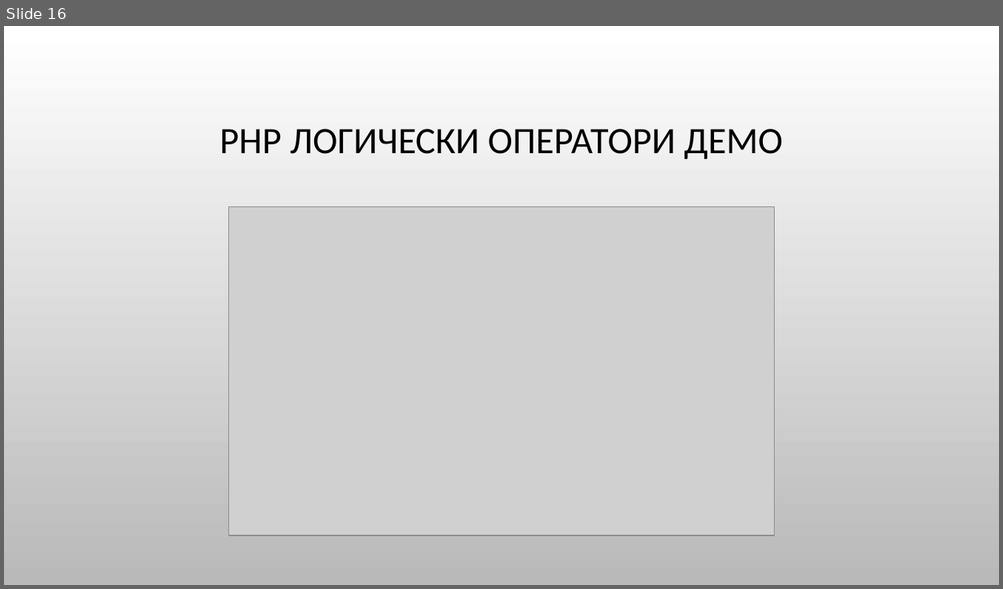
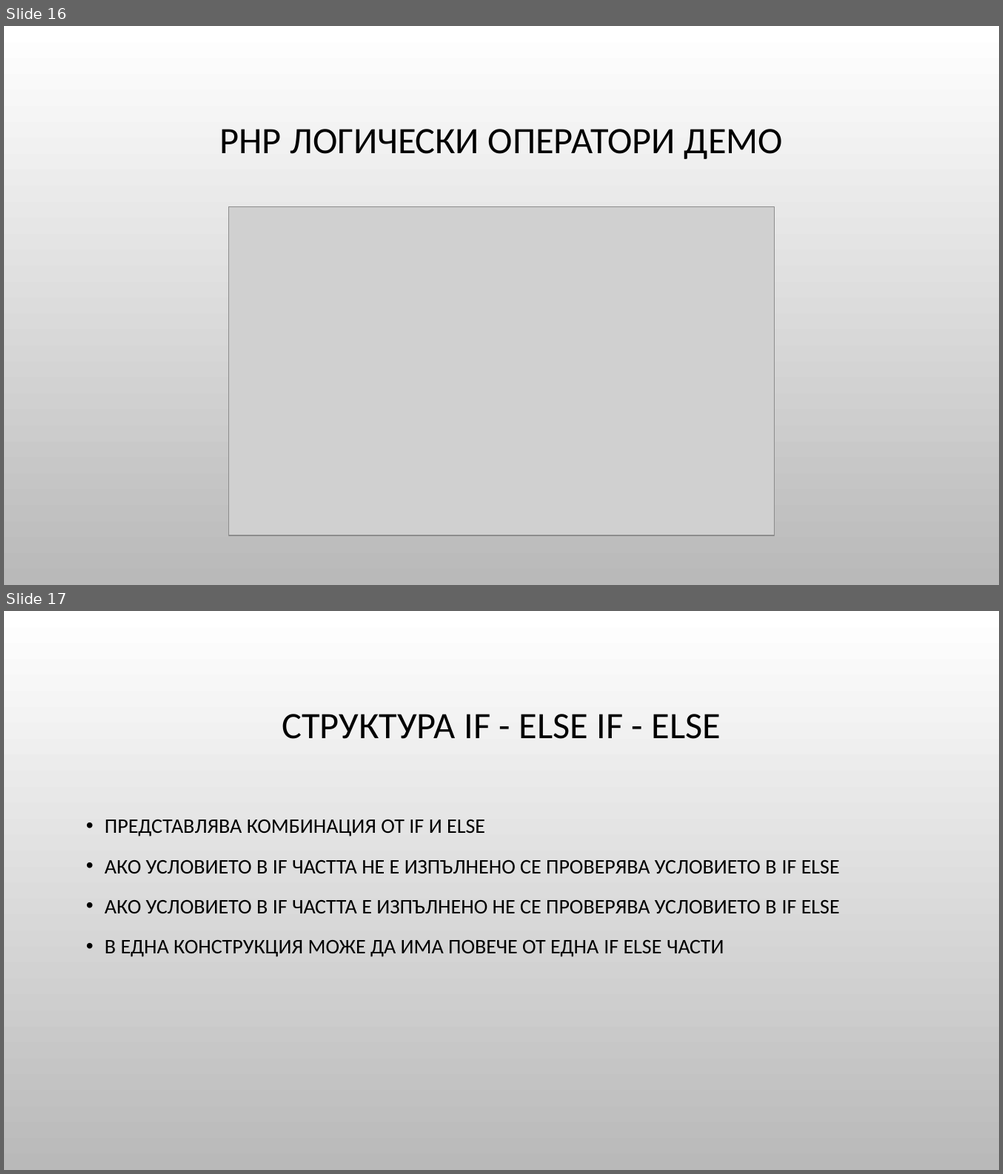
Before and after one commit to Bilyukov/php-mysql-course, a slide deck: 04.php-basics.pptx. Shown one above the other, each under a label of ours: slide 16 before the commit, slides 16 and 17 after it. The pictures are 1003x589 and 1003x1174 pixels, drawn with LibreOffice and Linux fonts; fonts in the diff are those of the drawing; grey boxes stand for pictures; background and template pictures are left out. Boxes give left, top, right and bottom in pixels: in the first picture for what was removed or moved away, otherwise in the second. Text is boxed around its words. In the diff, an @@ line names an element or a change of style, - is before the commit and + after.

```diff
--- a/04.php-basics.pptx
+++ b/04.php-basics.pptx
@@ slide 17 added at box(4, 611, 999, 1170), background picture (left out) @@
@@ title added at box(282, 714, 720, 739), 36 pt, text #000000 @@
+СТРУКТУРА IF - ELSE IF - ELSE
@@ text added at box(105, 820, 839, 957), 20 pt, text #000000 @@
+• ПРЕДСТАВЛЯВА КОМБИНАЦИЯ ОТ IF И ELSE
+• АКО УСЛОВИЕТО В IF ЧАСТТА НЕ Е ИЗПЪЛНЕНО СЕ ПРОВЕРЯВА УСЛОВИЕТО В IF ELSE
+• АКО УСЛОВИЕТО В IF ЧАСТТА Е ИЗПЪЛНЕНО НЕ СЕ ПРОВЕРЯВА УСЛОВИЕТО В IF ELSE
+• В ЕДНА КОНСТРУКЦИЯ МОЖЕ ДА ИМА ПОВЕЧЕ ОТ ЕДНА IF ELSE ЧАСТИ
```
Also in this commit, not shown: 9 other slides added, 2 slides removed, 8 other files.
